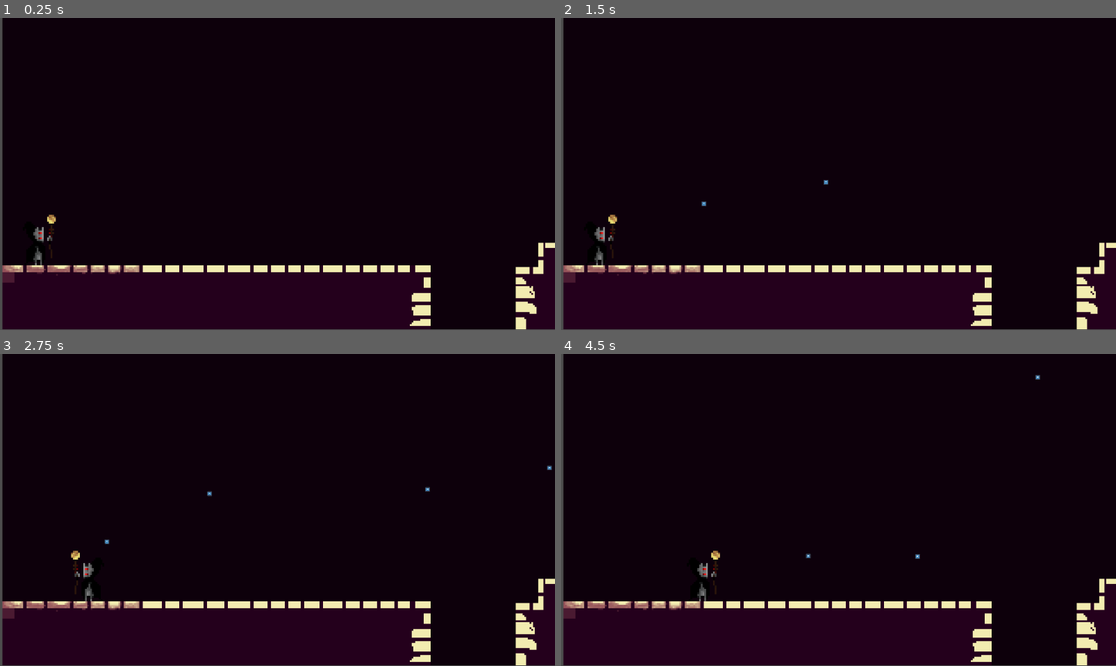
Above: before the commit, frames 1-4 (two rows, left to right).
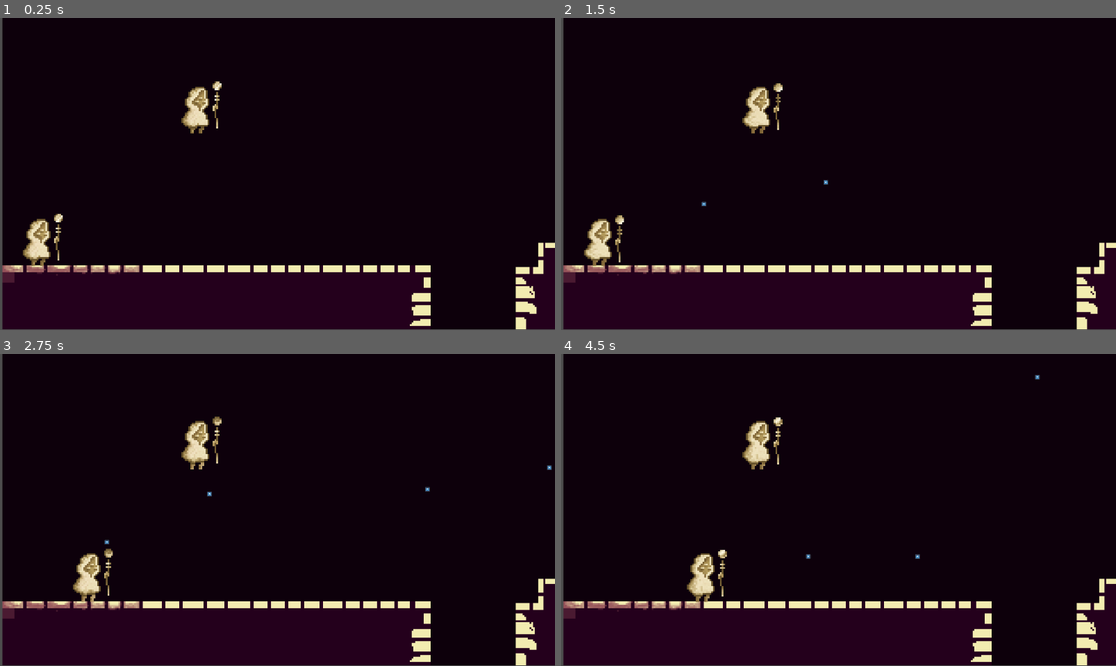
Above: after the commit, the same moments.

Repository: Gerchis/GoGodot4
Game: Godot game, scene res://test_world.tscn
Two runs of this game, one before a commit and one after it. Both use one fixed random seed, a clock stepped at 60 frames per second and the inputs below. The engine's default icon, where the game draws it, is replaced by a stand-in: a white triangle on a blue panel in a dark square.
Inputs (mouse positions are in pixels of both pictures, inside the frame that each line leads up to):
- Up to frame 1 (0.25 s): no input
- Up to frame 2 (1.5 s): move the mouse to (960, 158) at 0.52 s; press the mouse at (960, 158) at 0.53 s; hold D (right) from 0.53 s (still down); tap Space (jump) at 0.77 s; tap Enter at 1.25 s; move the mouse to (727, 189) at 1.27 s; release the mouse at (727, 189) at 1.28 s; click (727, 189) at 1.35 s
- Up to frame 3 (2.75 s): tap Space (jump) at 1.52 s; move the mouse to (333, 441) at 2.02 s; release D (right) at 2.03 s; press the mouse at (333, 441) at 2.03 s; hold A (left) from 2.03 s (still down)
- Up to frame 4 (4.5 s): move the mouse to (810, 572) at 2.77 s; release A (left) at 2.78 s; release the mouse at (810, 572) at 2.78 s; hold D (right) 2.78-4.28 s; click (810, 572) at 2.85 s; tap Space (jump) at 3.02, 3.77 s; move the mouse to (1005, 556) at 3.52 s; press the mouse at (1005, 556) at 3.53 s; move the mouse to (672, 463) at 4.27 s; release the mouse at (672, 463) at 4.28 s; hold A (left) from 4.28 s (still down); click (672, 463) at 4.35 s

The runs differ from the first frame. In frame 1, 1.3% of the frame differs, in the area x 4-40%, y 20-80%; in frame 2, 1.3%; in frame 3, 1.4%; in frame 4, 1.4%, in the area x 22-87%, y 6-80%.

Commit message:
IdleAnimation

Diff:
--- a/character/player.tscn
+++ b/character/player.tscn
@@ -1,22 +1,74 @@
-[gd_scene load_steps=5 format=3 uid="uid://b0pui3n7koy48"]
+[gd_scene load_steps=13 format=3 uid="uid://b0pui3n7koy48"]
 
 [ext_resource type="Script" path="res://character/character_controller.gd" id="1_s4iwl"]
 [ext_resource type="Texture2D" uid="uid://cc5wkuafw73ki" path="res://192x192.png" id="2_8jyh8"]
 [ext_resource type="PackedScene" uid="uid://1wjodpbj0f4n" path="res://character/projectile.tscn" id="2_a3a2t"]
+[ext_resource type="Texture2D" uid="uid://cihjxv7j5vrin" path="res://Animation_Spritesheet_Idle_001.png" id="4_pglxf"]
 
 [sub_resource type="CapsuleShape2D" id="CapsuleShape2D_1yfuu"]
-radius = 32.0
-height = 130.0
+radius = 46.0
+height = 160.0
+
+[sub_resource type="AtlasTexture" id="AtlasTexture_axan3"]
+atlas = ExtResource("4_pglxf")
+region = Rect2(0, 0, 192, 192)
+
+[sub_resource type="AtlasTexture" id="AtlasTexture_aumrb"]
+atlas = ExtResource("4_pglxf")
+region = Rect2(192, 0, 192, 192)
+
+[sub_resource type="AtlasTexture" id="AtlasTexture_xjvgi"]
+atlas = ExtResource("4_pglxf")
+region = Rect2(384, 0, 192, 192)
+
+[sub_resource type="AtlasTexture" id="AtlasTexture_62i6h"]
+atlas = ExtResource("4_pglxf")
+region = Rect2(576, 0, 192, 192)
+
+[sub_resource type="AtlasTexture" id="AtlasTexture_46wqk"]
+atlas = ExtResource("4_pglxf")
+region = Rect2(768, 0, 192, 192)
+
+[sub_resource type="AtlasTexture" id="AtlasTexture_shlbm"]
+atlas = ExtResource("4_pglxf")
+region = Rect2(960, 0, 192, 192)
+
+[sub_resource type="SpriteFrames" id="SpriteFrames_af0r8"]
+animations = [{
+"frames": [{
+"duration": 1.0,
+"texture": SubResource("AtlasTexture_axan3")
+}, {
+"duration": 1.0,
+"texture": SubResource("AtlasTexture_aumrb")
+}, {
+"duration": 1.0,
+"texture": SubResource("AtlasTexture_xjvgi")
+}, {
+"duration": 1.0,
+"texture": SubResource("AtlasTexture_62i6h")
+}, {
+"duration": 1.0,
+"texture": SubResource("AtlasTexture_46wqk")
+}, {
+"duration": 1.1,
+"texture": SubResource("AtlasTexture_shlbm")
+}],
+"loop": true,
+"name": &"default",
+"speed": 3.0
+}]
 
 [node name="player" type="CharacterBody2D"]
 script = ExtResource("1_s4iwl")
 projectile_scene = ExtResource("2_a3a2t")
 
 [node name="Sprite2D" type="Sprite2D" parent="."]
+visible = false
 texture = ExtResource("2_8jyh8")
 
 [node name="CollisionShape2D" type="CollisionShape2D" parent="."]
-position = Vector2(0, 32)
+position = Vector2(-1, 15)
 shape = SubResource("CapsuleShape2D_1yfuu")
 
 [node name="JumpBufferTimer" type="Timer" parent="."]
@@ -36,3 +88,8 @@
 
 [node name="ShootPointLeft" type="Marker2D" parent="."]
 position = Vector2(-46, -61)
+
+[node name="AnimatedSprite2D" type="AnimatedSprite2D" parent="."]
+position = Vector2(18, 0)
+sprite_frames = SubResource("SpriteFrames_af0r8")
+autoplay = "default"
--- a/test_world.tscn
+++ b/test_world.tscn
@@ -1,13 +1,64 @@
-[gd_scene load_steps=5 format=3 uid="uid://gytqdyhab7t5"]
+[gd_scene load_steps=13 format=3 uid="uid://gytqdyhab7t5"]
 
 [ext_resource type="Texture2D" uid="uid://co8ugilv1lmqs" path="res://bk3.png" id="1_m4b07"]
 [ext_resource type="PackedScene" uid="uid://b0pui3n7koy48" path="res://character/player.tscn" id="2_mnxcp"]
+[ext_resource type="Texture2D" uid="uid://cihjxv7j5vrin" path="res://Animation_Spritesheet_Idle_001.png" id="3_f6jt8"]
 
 [sub_resource type="RectangleShape2D" id="RectangleShape2D_4bbe7"]
 size = Vector2(1491, 229)
 
 [sub_resource type="RectangleShape2D" id="RectangleShape2D_51f0h"]
 size = Vector2(646, 50)
+
+[sub_resource type="AtlasTexture" id="AtlasTexture_axan3"]
+atlas = ExtResource("3_f6jt8")
+region = Rect2(0, 0, 192, 192)
+
+[sub_resource type="AtlasTexture" id="AtlasTexture_aumrb"]
+atlas = ExtResource("3_f6jt8")
+region = Rect2(192, 0, 192, 192)
+
+[sub_resource type="AtlasTexture" id="AtlasTexture_xjvgi"]
+atlas = ExtResource("3_f6jt8")
+region = Rect2(384, 0, 192, 192)
+
+[sub_resource type="AtlasTexture" id="AtlasTexture_62i6h"]
+atlas = ExtResource("3_f6jt8")
+region = Rect2(576, 0, 192, 192)
+
+[sub_resource type="AtlasTexture" id="AtlasTexture_46wqk"]
+atlas = ExtResource("3_f6jt8")
+region = Rect2(768, 0, 192, 192)
+
+[sub_resource type="AtlasTexture" id="AtlasTexture_shlbm"]
+atlas = ExtResource("3_f6jt8")
+region = Rect2(960, 0, 192, 192)
+
+[sub_resource type="SpriteFrames" id="SpriteFrames_8p3rn"]
+animations = [{
+"frames": [{
+"duration": 1.0,
+"texture": SubResource("AtlasTexture_axan3")
+}, {
+"duration": 1.0,
+"texture": SubResource("AtlasTexture_aumrb")
+}, {
+"duration": 1.0,
+"texture": SubResource("AtlasTexture_xjvgi")
+}, {
+"duration": 1.0,
+"texture": SubResource("AtlasTexture_62i6h")
+}, {
+"duration": 1.0,
+"texture": SubResource("AtlasTexture_46wqk")
+}, {
+"duration": 1.1,
+"texture": SubResource("AtlasTexture_shlbm")
+}],
+"loop": true,
+"name": &"default",
+"speed": 3.0
+}]
 
 [node name="TestWorld" type="Node2D"]
 
@@ -34,3 +85,9 @@
 
 [node name="player" parent="." instance=ExtResource("2_mnxcp")]
 position = Vector2(133, 724)
+
+[node name="AnimatedSprite2D" type="AnimatedSprite2D" parent="."]
+position = Vector2(700, 304)
+sprite_frames = SubResource("SpriteFrames_8p3rn")
+autoplay = "default"
+frame_progress = 0.211646
Binary file added: Animation_Spritesheet_Idle_001.png
Not shown, added: Animation_Spritesheet_Idle_001.png.import
